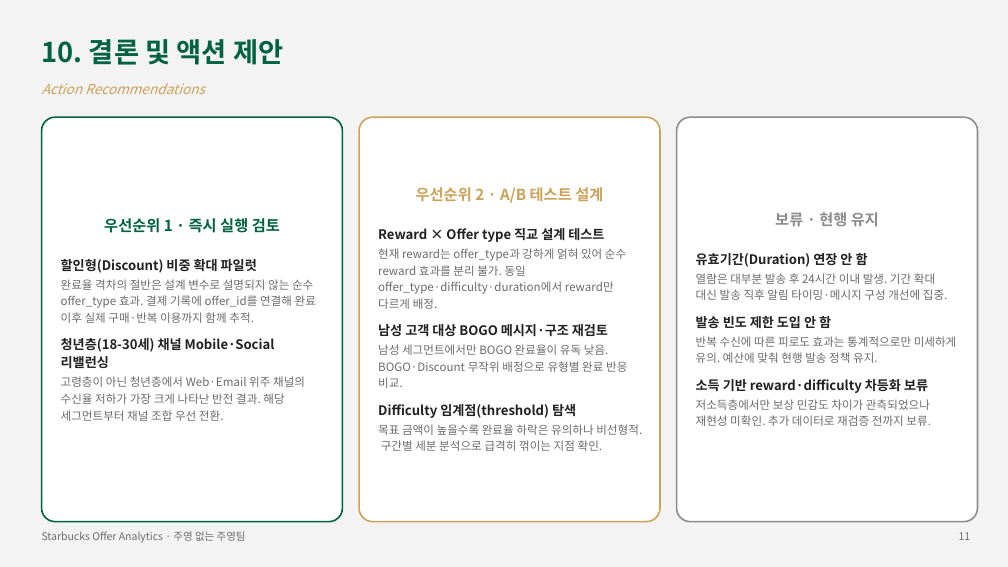
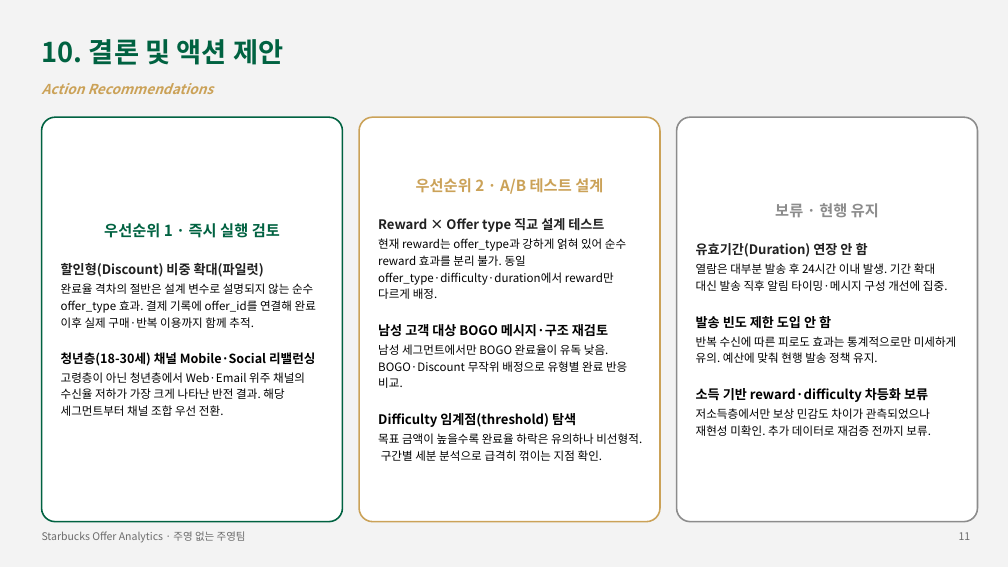
Before and after one commit to Sicheol-Pyo/ai-data-bootcamp, a slide deck: slide 11 of project_2/주영 없는 주영팀 Project2 발표자료.pptx. Drawn at 1008x567 pixels with LibreOffice and Linux fonts; fonts in the diff are those of the drawing. Boxes give left, top, right and bottom in pixels: in the first picture for what was removed or moved away, otherwise in the second. Text is boxed around its words. In the diff, an @@ line names an element or a change of style, - is before the commit and + after.

```diff
--- a/project_2/주영 없는 주영팀 Project2 발표자료.pptx
+++ b/project_2/주영 없는 주영팀 Project2 발표자료.pptx
@@ text "Action Recommendations" at (x1=42, y1=83, x2=214, y2=94): bold on @@
@@ text in rounded rectangle at (x1=378, y1=238, x2=642, y2=461): text colour #6B6B6B to #000000 in "현재 reward는 offer_type과 강하게 얽혀 있어 순수 ...", "남성 세그먼트에서만 BOGO 완료율이 유독 낮음. BOGO·Discount ...", "목표 금액이 높을수록 완료율 하락은 유의하나 비선형적. ..."; text colour #212121 to #000000 in "남성 고객 대상 BOGO 메시지·구조 재검토", "Difficulty 임계점(threshold) 탐색"; more space between paragraphs @@
@@ text in rounded rectangle at (x1=61, y1=263, x2=264, y2=277): text changed @@
-할인형(Discount) 비중 확대 파일럿
+할인형(Discount) 비중 확대(파일럿)
@@ text in rounded rectangle at (x1=696, y1=263, x2=957, y2=436): text colour #6B6B6B to #000000 in "열람은 대부분 발송 후 24시간 이내 발생. ...", "반복 수신에 따른 피로도 효과는 통계적으로만 미세하게 ...", "저소득층에서만 보상 민감도 차이가 관측되었으나 재현성 미확인. ..."; text colour #212121 to #000000 in "발송 빈도 제한 도입 안 함", "소득 기반 reward·difficulty 차등화 보류"; more space between paragraphs @@
@@ text in rounded rectangle at (x1=61, y1=283, x2=316, y2=416): text colour #6B6B6B to #000000 in "완료율 격차의 절반은 설계 변수로 설명되지 않는 ...", "고령층이 아닌 청년층에서 Web·Email 위주 채널의 수신율 ..."; size 12.5 to 12 pt, text colour #212121 to #000000 in "청년층(18-30세) 채널 Mobile·Social 리밸런싱"; more space between paragraphs @@
```
Also in this commit, not shown: 9 other slides changed, 8 other files.
